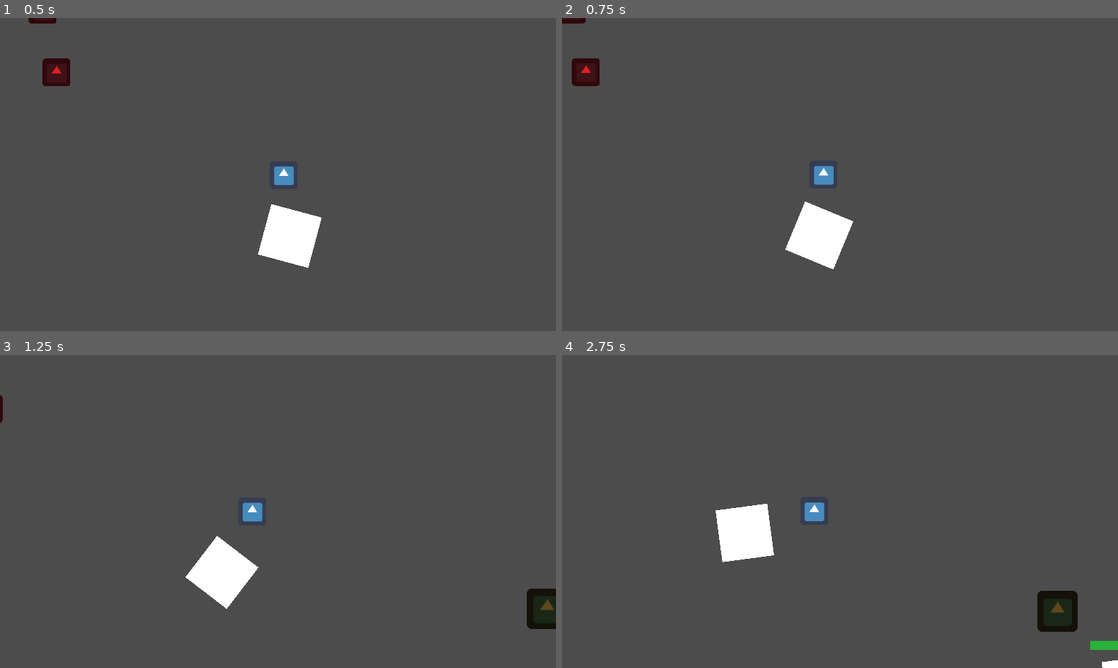
Above: before the commit, frames 1-4 (two rows, left to right).
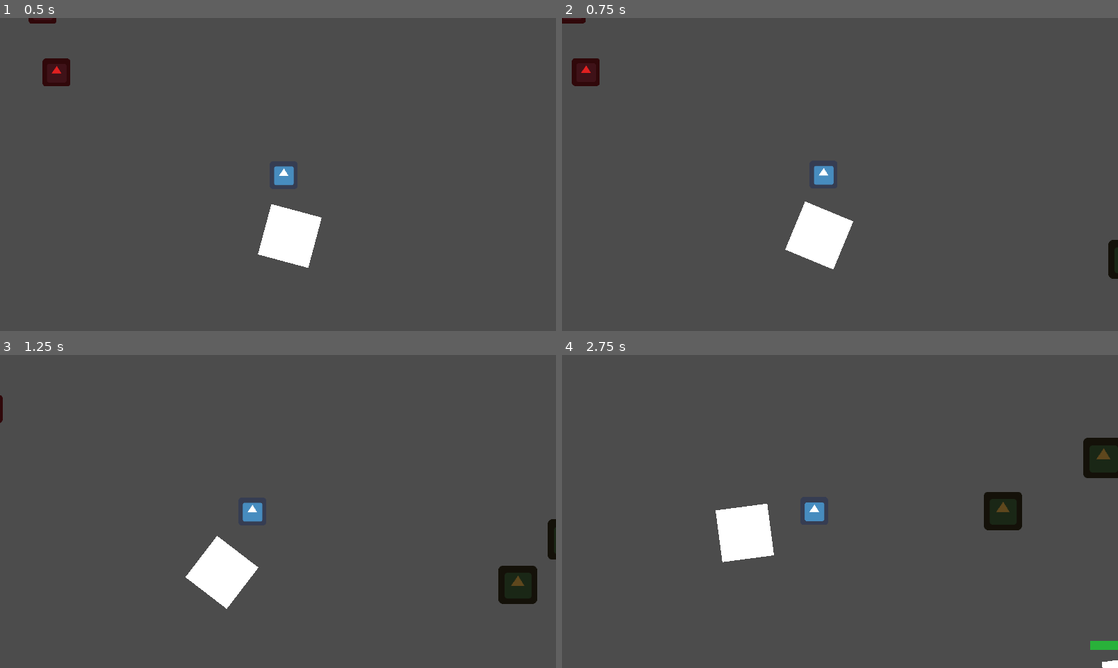
Above: after the commit, the same moments.

Repository: DissonantVoid/ludum-dare-52
Game: Godot game, scene res://game/main.tscn
Two runs of this game, one before a commit and one after it. Both use one fixed random seed, a clock stepped at 60 frames per second and the inputs below. This scene is started directly instead of the project's main scene. The engine's default icon, where the game draws it, is replaced by a stand-in: a white triangle on a blue panel in a dark square.
Inputs (mouse positions are in pixels of both pictures, inside the frame that each line leads up to):
- Up to frame 1 (0.5 s): no input
- Up to frame 2 (0.75 s): tap Enter at 0.5 s; move the mouse to (962, 158) at 0.52 s; hold Right from 0.53 s (still down); click (962, 158) at 0.67 s
- Up to frame 3 (1.25 s): keep holding Right
- Up to frame 4 (2.75 s): move the mouse to (728, 527) at 1.27 s; release Right at 1.28 s; hold Down 1.28-2.03 s; click (728, 527) at 1.42 s; move the mouse to (895, 442) at 2.02 s; hold Right from 2.03 s (still down); click (895, 442) at 2.17 s

Frame 1 is identical in both runs. In frame 2, 0.2% of the frame differs, in the area x 98-100%, y 70-84%; in frame 3, 1.5%; in frame 4, 2.6%, in the area x 75-100%, y 26-89%.

Commit message:
fixed an asteroide bug and added splash sfx

Diff:
--- a/game/UI/TitleScreen.tscn
+++ b/game/UI/TitleScreen.tscn
@@ -6,7 +6,13 @@
 
 [sub_resource type="DynamicFont" id=1]
 size = 40
-font_data = ExtResource( 1 )
+outline_size = 1
+font_data = ExtResource( 3 )
+
+[sub_resource type="StyleBoxFlat" id=8]
+bg_color = Color( 1, 1, 1, 1 )
+draw_center = false
+border_width_bottom = 4
 
 [sub_resource type="DynamicFont" id=2]
 size = 19
@@ -78,14 +84,16 @@
 
 [node name="Title" type="Label" parent="MarginContainer2/MarginContainer"]
 margin_right = 620.0
-margin_bottom = 43.0
+margin_bottom = 47.0
+custom_colors/font_color = Color( 0.152941, 0.141176, 0.141176, 1 )
 custom_fonts/font = SubResource( 1 )
+custom_styles/normal = SubResource( 8 )
 text = "Solar Steamroller"
 align = 1
 
 [node name="VBoxContainer" type="VBoxContainer" parent="MarginContainer2/MarginContainer"]
 margin_left = 150.0
-margin_top = 93.0
+margin_top = 97.0
 margin_right = 470.0
 margin_bottom = 340.0
 rect_min_size = Vector2( 320, 0 )
@@ -113,6 +121,7 @@
 margin_right = 320.0
 margin_bottom = 70.0
 rect_min_size = Vector2( 0, 25 )
+focus_mode = 0
 mouse_default_cursor_shape = 2
 custom_colors/font_color = Color( 1, 1, 1, 1 )
 custom_colors/font_color_hover = Color( 0.223529, 0.333333, 0.223529, 1 )
@@ -124,9 +133,9 @@
 text = "How To Play"
 
 [node name="Credits" type="Button" parent="MarginContainer2/MarginContainer/VBoxContainer"]
-margin_top = 222.0
+margin_top = 218.0
 margin_right = 320.0
-margin_bottom = 247.0
+margin_bottom = 243.0
 rect_min_size = Vector2( 0, 25 )
 mouse_default_cursor_shape = 2
 size_flags_vertical = 10
--- a/game/objects/asteroide.gd
+++ b/game/objects/asteroide.gd
@@ -18,7 +18,9 @@
 		# or body is player
 		body.take_damage()
 		_anim_player.play("destroyed")
-	elif body is get_script(): # another astroid
+
+func _on_area_entered(area: Area2D) -> void:
+	if area is get_script(): # another astroid
 		_direction = -_direction # bounce
 
 func _on_animation_finished(anim_name: String) -> void:
--- a/game/objects/asteroide.tscn
+++ b/game/objects/asteroide.tscn
@@ -62,7 +62,6 @@
 }
 
 [node name="Asteroide" type="Area2D"]
-monitorable = false
 script = ExtResource( 1 )
 
 [node name="Sprite" type="Sprite" parent="."]
@@ -76,5 +75,6 @@
 anims/RESET = SubResource( 2 )
 anims/destroyed = SubResource( 3 )
 
+[connection signal="area_entered" from="." to="." method="_on_area_entered"]
 [connection signal="body_entered" from="." to="." method="_on_body_entered"]
 [connection signal="animation_finished" from="AnimationPlayer" to="." method="_on_animation_finished"]
--- a/game/splash.tscn
+++ b/game/splash.tscn
@@ -1,8 +1,9 @@
-[gd_scene load_steps=7 format=2]
+[gd_scene load_steps=8 format=2]
 
 [ext_resource path="res://assets/textures/logo.png" type="Texture" id=1]
 [ext_resource path="res://assets/fonts/bodoni/BodoniFLF-Roman.ttf" type="DynamicFontData" id=2]
 [ext_resource path="res://game/splash.gd" type="Script" id=3]
+[ext_resource path="res://assets/sfx/splash.ogg" type="AudioStream" id=4]
 
 [sub_resource type="Animation" id=1]
 length = 0.001
@@ -94,6 +95,20 @@
 "update": 0,
 "values": [ Color( 1, 1, 1, 0 ), Color( 1, 1, 1, 0 ), Color( 1, 1, 1, 1 ) ]
 }
+tracks/3/type = "method"
+tracks/3/path = NodePath("Splash")
+tracks/3/interp = 1
+tracks/3/loop_wrap = true
+tracks/3/imported = false
+tracks/3/enabled = true
+tracks/3/keys = {
+"times": PoolRealArray( 0.1 ),
+"transitions": PoolRealArray( 1 ),
+"values": [ {
+"args": [ 0.0 ],
+"method": "play"
+} ]
+}
 
 [sub_resource type="DynamicFont" id=3]
 size = 40
@@ -136,4 +151,7 @@
 text = "Team De.De.De"
 align = 1
 
+[node name="Splash" type="AudioStreamPlayer" parent="."]
+stream = ExtResource( 4 )
+
 [connection signal="animation_finished" from="AnimationPlayer" to="." method="_on_animation_finished"]
--- a/project.godot
+++ b/project.godot
@@ -35,6 +35,13 @@
 
 common/drop_mouse_on_gui_input_disabled=true
 
+[importer_defaults]
+
+ogg_vorbis={
+"loop": false,
+"loop_offset": 0
+}
+
 [physics]
 
 common/enable_pause_aware_picking=true
Not shown, added: assets/sfx/splash.ogg.import
Not shown: 1 places in game/UI/TitleScreen.tscn that only renumber resources
Not shown, added: assets/sfx/raw/splash.aup3
Not shown, added: assets/sfx/raw/splash.aup3-shm
Not shown, added: assets/sfx/raw/splash.aup3-wal
Not shown, added: assets/sfx/splash.ogg
